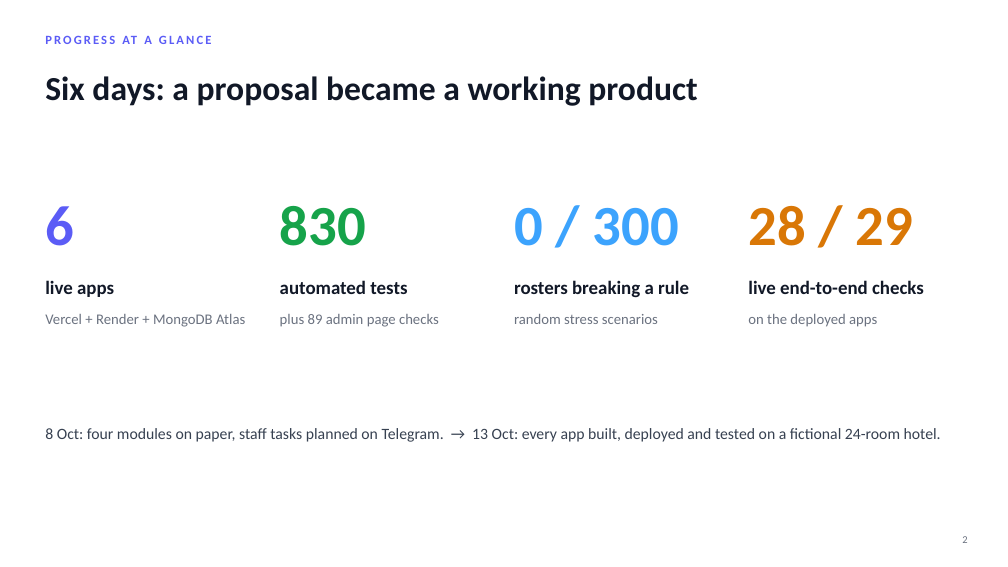
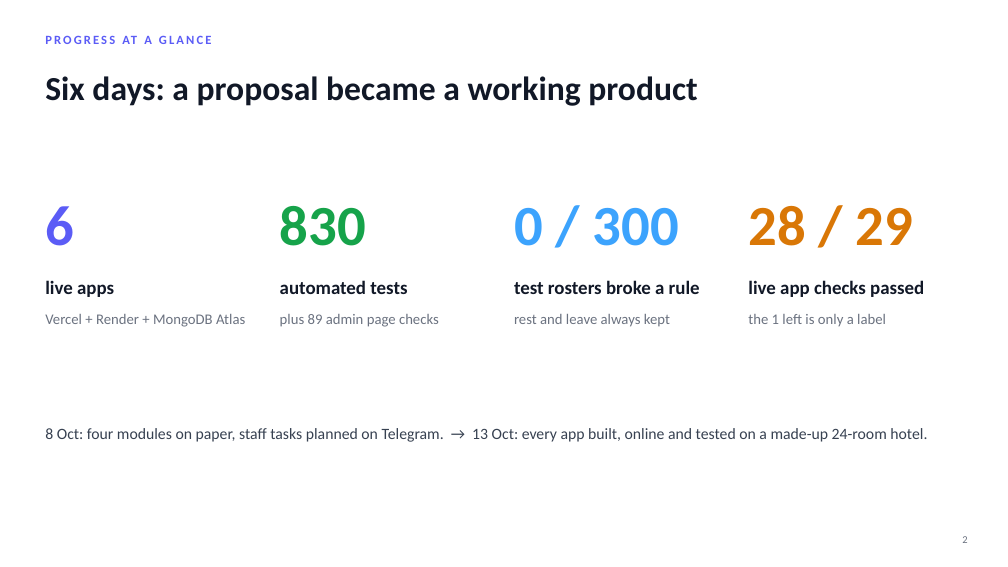
Before and after one commit to Ashu-Stark/Hospitality-, a slide deck: slide 2 of docs/HOI_Progress_Update.pptx. Drawn at 1008x567 pixels with LibreOffice and Linux fonts; fonts in the diff are those of the drawing; background and template pictures are left out. Boxes give left, top, right and bottom in pixels: in the first picture for what was removed or moved away, otherwise in the second. Text is boxed around its words. In the diff, an @@ line names an element or a change of style, - is before the commit and + after.

```diff
--- a/docs/HOI_Progress_Update.pptx
+++ b/docs/HOI_Progress_Update.pptx
@@ text at <box>514,280,700,294</box>: text changed @@
-rosters breaking a rule
+test rosters broke a rule
@@ text at <box>748,280,924,297</box>: text changed @@
-live end-to-end checks
+live app checks passed
@@ text at <box>514,314,670,327</box>: text changed @@
-random stress scenarios
+rest and leave always kept
@@ text at <box>748,314,886,326</box>: text changed @@
-on the deployed apps
+the 1 left is only a label
@@ text at <box>45,428,927,442</box>: text changed @@
-8 Oct: four modules on paper, staff tasks planned on Telegram. → 13 Oct: every app built, deployed and tested on a fictional 24-room hotel.
+8 Oct: four modules on paper, staff tasks planned on Telegram. → 13 Oct: every app built, online and tested on a made-up 24-room hotel.
```
Also in this commit, not shown: 8 other slides changed.
